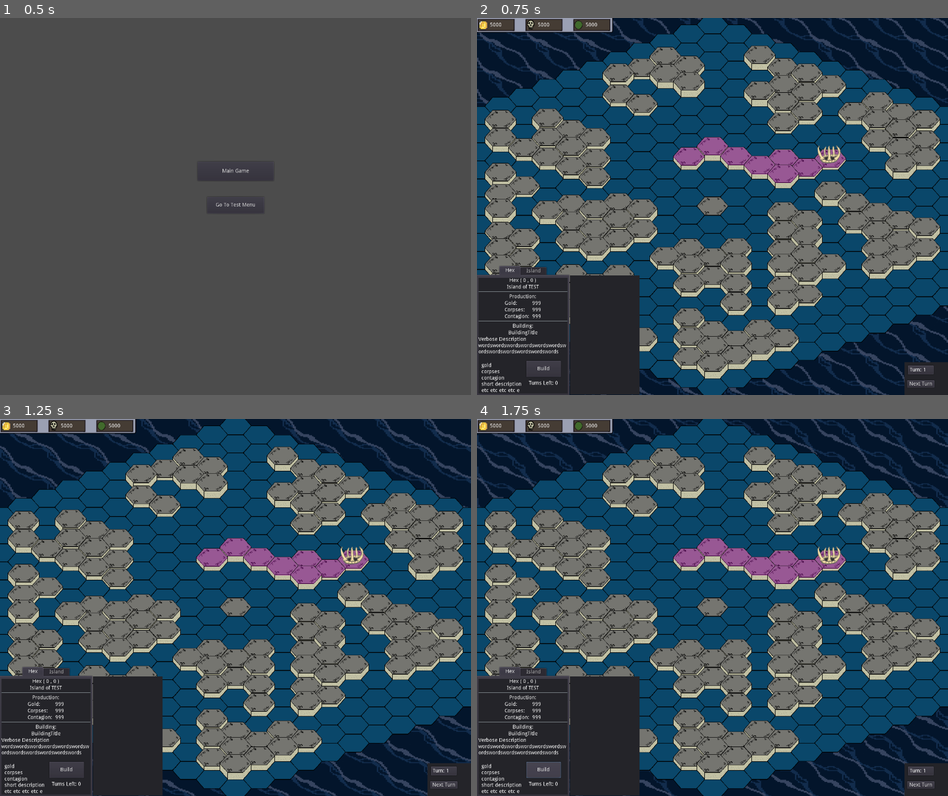
Above: before the commit, frames 1-4 (two rows, left to right).
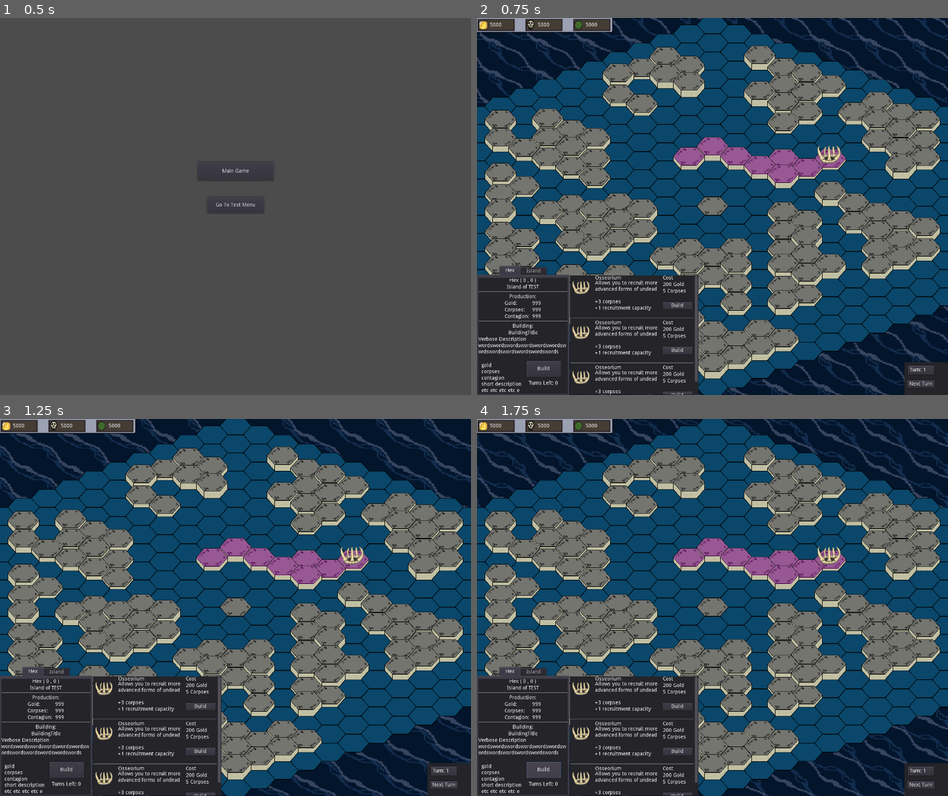
Above: after the commit, the same moments.

Repository: thecaptaincarrot/Sluglords-Of-Undeath
Game: Godot game, scene res://TitleScreen.tscn
Same seed, same stepped clock (60 frames per second), same inputs: the game is played once before the commit and once after it.
Inputs:
- Up to frame 1 (0.5 s): no input
- Up to frame 2 (0.75 s): click "Main Game" at 0.5 s
- Up to frame 3 (1.25 s): no input
- Up to frame 4 (1.75 s): click "Build" at 1.25 s

Frame 1 is identical in both runs. In frame 2, 4.9% of the frame differs, in the area x 0-100%, y 0-100%; in frame 3, 4.9%; in frame 4, 4.9%.

Commit message:
Build menu panel created
Using old building descriptions as of right now

building no longer works in player faction test

Still need to hook up turn rollover

Diff:
--- a/HUD/Temp/BuildingDescription.gd
+++ b/HUD/Temp/BuildingDescription.gd
@@ -1,18 +1,27 @@
 extends VBoxContainer
 
-export(String,"Always Enabled","Sea Facing") var enable_condition
+export (String,"Null","Docks","Osseorium","Rot Farm") var target #this should be checked from a list of buildigns that are available to a faction due to research.
+var target_building
 
-export (String,"Docks","Osseorium","Rot Farm") var target
-var target_building
+var hex
+var island
+var faction
 
 var enabled = false
 
 signal build
 
-# Called when the node enters the scene tree for the first time.
-func _ready():
+#This change has broken building on playerfactionnodetest.tscn
+func update_info():
+	if faction == null or hex == null or island == null:
+		print ("Tried to update info on building description but had bad info")
+		return
+
 	init_to_target()
+	print("initted to" + target)
 	build_out_info()
+	check_enabled()
+
 
 
 func button_disable():
@@ -21,7 +30,7 @@
 		$ErrorMessage.show()
 		$BaseBox/BuildingFuncs/BuildButton.disabled = true
 
-func check_enabled(faction, hex):
+func check_enabled():
 	var cost_bool = false
 	var condition_bool = false
 
@@ -59,7 +68,7 @@
 			target_building = Docks
 		"Rot Farm":
 			target_building = RotFarm
-
+	build_out_info()
 
 
 func build_out_info():
--- a/HUD/Temp/BuildingDescription.tscn
+++ b/HUD/Temp/BuildingDescription.tscn
@@ -14,7 +14,6 @@
 [node name="BaseBox" type="HBoxContainer" parent="."]
 margin_right = 336.0
 margin_bottom = 110.0
-hint_tooltip = "Uh, what?"
 size_flags_stretch_ratio = 0.0
 __meta__ = {
 "_edit_use_anchors_": false
--- a/HUD/Temp/OwnedHexContextMenu.gd
+++ b/HUD/Temp/OwnedHexContextMenu.gd
@@ -48,10 +48,10 @@
 
 
 func _on_BuildButton_pressed():
-	var new_window = build_panel.instance()
-	new_window.rect_position.x = rect_size.x
-	new_window.rect_size.y = rect_size.y
-	new_window.connect("mouse_entered",get_parent(),"_on_TabContainer_mouse_entered")
-	new_window.connect("mouse_exited",get_parent(),"_on_TabContainer_mouse_exited")
-	new_window.check_enabled(player_faction, target_hex)
-	get_parent().get_parent().add_child(new_window)
+	var new_window = build_panel.instance() #aka buildpanel.show()
+	new_window.rect_position.x = rect_size.x #Unnecessary
+	new_window.rect_size.y = rect_size.y #Unnecessary
+	new_window.connect("mouse_entered",get_parent(),"_on_TabContainer_mouse_entered") #Unnecessary
+	new_window.connect("mouse_exited",get_parent(),"_on_TabContainer_mouse_exited") #Unnecessary
+	new_window.check_enabled(player_faction, target_hex) #Should be passed at menu open and then check_enabled()
+	get_parent().get_parent().add_child(new_window) #Unnecessary
--- a/HUD/Temp/OwnedHexContextMenu.tscn
+++ b/HUD/Temp/OwnedHexContextMenu.tscn
@@ -8,7 +8,6 @@
 [ext_resource path="res://HUD/Temp/OwneIslandContextMenu.gd" type="Script" id=6]
 [ext_resource path="res://HUD/Temp/TabContainer.gd" type="Script" id=7]
 [ext_resource path="res://HUD/Temp/AttackMenu.gd" type="Script" id=8]
-
 
 [node name="OwnedContextMenu" type="Control"]
 margin_right = 393.0
--- a/Hexes/Scripts/Hex.gd
+++ b/Hexes/Scripts/Hex.gd
@@ -35,6 +35,7 @@
 
 var feature
 
+var sea_facing
 # Called when the node enters the scene tree for the first time.
 func _ready():
 	draw_hexagon(Vector2(0,0), 64)
@@ -148,6 +149,16 @@
 		else:
 			$HeightSensitive/Graphics/Building.texture = load(building.in_progress_texture)
 
+
+func check_sea_facing():
+	var neighbors = get_neighbors()
+	sea_facing = false
+	for N in neighbors:
+		if N.type == N.SEA:
+			sea_facing = true
+			return true
+	return false
+
 #Building Functions:
 func insta_build(new_building): #Building is a camel case string name of building
 	#to be changed
--- /dev/null
+++ b/MainNodes/BuildPanel.gd
@@ -0,0 +1,31 @@
+extends Panel
+#Mostly a placeholder script.
+#Later building descriptions should be created dyanmically based on the research
+#of the player faciton.
+
+# Declare member variables here. Examples:
+# var a = 2
+# var b = "text"
+
+
+# Called when the node enters the scene tree for the first time.
+func _ready():
+	pass # Replace with function body.
+
+
+# Called every frame. 'delta' is the elapsed time since the previous frame.
+#func _process(delta):
+#	pass
+
+
+func update_identities(hex,island,faction):
+	for description in $ScrollContainer/ScrollVBox.get_children():
+		print(description)
+		description.hex = hex
+		description.island = island
+		description.faction = faction
+		description.update_info()
+
+
+func _on_BuildButton_pressed():
+	show()
--- a/MainNodes/Game.tscn
+++ b/MainNodes/Game.tscn
@@ -8,7 +8,9 @@
 [ext_resource path="res://HUD/PermanentHUD.gd" type="Script" id=6]
 [ext_resource path="res://MainNodes/SloadFactionNode.tscn" type="PackedScene" id=7]
 [ext_resource path="res://MainNodes/OwnedHexMenus.gd" type="Script" id=8]
+[ext_resource path="res://HUD/Temp/BuildingDescription.tscn" type="PackedScene" id=9]
 [ext_resource path="res://MainNodes/OwnedHexTabs.gd" type="Script" id=10]
+[ext_resource path="res://MainNodes/BuildPanel.gd" type="Script" id=11]
 
 [node name="Game" type="Node2D"]
 script = ExtResource( 5 )
@@ -141,8 +143,8 @@
 anchor_bottom = 1.0
 margin_left = 4.0
 margin_top = 32.0
-margin_right = -16.0
-margin_bottom = -18.0
+margin_right = -4.0
+margin_bottom = -4.0
 __meta__ = {
 "_edit_lock_": true
 }
@@ -155,13 +157,13 @@
 }
 
 [node name="HBoxContainer" type="HBoxContainer" parent="HUDcanvas/ContextMenus/OwnedHexMenus/OwnedHexTabs/Hex/VBoxContainer"]
-margin_right = 230.0
+margin_right = 242.0
 margin_bottom = 14.0
 alignment = 1
 
 [node name="HexIdentifier0" type="Label" parent="HUDcanvas/ContextMenus/OwnedHexMenus/OwnedHexTabs/Hex/VBoxContainer/HBoxContainer"]
-margin_left = 78.0
-margin_right = 111.0
+margin_left = 84.0
+margin_right = 117.0
 margin_bottom = 14.0
 text = "Hex ("
 align = 1
@@ -170,8 +172,8 @@
 }
 
 [node name="AxialX" type="Label" parent="HUDcanvas/ContextMenus/OwnedHexMenus/OwnedHexTabs/Hex/VBoxContainer/HBoxContainer"]
-margin_left = 115.0
-margin_right = 123.0
+margin_left = 121.0
+margin_right = 129.0
 margin_bottom = 14.0
 text = "0"
 __meta__ = {
@@ -179,8 +181,8 @@
 }
 
 [node name="HexIdentifier1" type="Label" parent="HUDcanvas/ContextMenus/OwnedHexMenus/OwnedHexTabs/Hex/VBoxContainer/HBoxContainer"]
-margin_left = 127.0
-margin_right = 131.0
+margin_left = 133.0
+margin_right = 137.0
 margin_bottom = 14.0
 text = ","
 __meta__ = {
@@ -188,8 +190,8 @@
 }
 
 [node name="AxialY" type="Label" parent="HUDcanvas/ContextMenus/OwnedHexMenus/OwnedHexTabs/Hex/VBoxContainer/HBoxContainer"]
-margin_left = 135.0
-margin_right = 143.0
+margin_left = 141.0
+margin_right = 149.0
 margin_bottom = 14.0
 text = "0"
 __meta__ = {
@@ -197,8 +199,8 @@
 }
 
 [node name="HexIdentifier2" type="Label" parent="HUDcanvas/ContextMenus/OwnedHexMenus/OwnedHexTabs/Hex/VBoxContainer/HBoxContainer"]
-margin_left = 147.0
-margin_right = 151.0
+margin_left = 153.0
+margin_right = 157.0
 margin_bottom = 14.0
 text = ")"
 __meta__ = {
@@ -207,13 +209,13 @@
 
 [node name="HBoxContainer2" type="HBoxContainer" parent="HUDcanvas/ContextMenus/OwnedHexMenus/OwnedHexTabs/Hex/VBoxContainer"]
 margin_top = 18.0
-margin_right = 230.0
+margin_right = 242.0
 margin_bottom = 32.0
 alignment = 1
 
 [node name="IslandIdentifier" type="Label" parent="HUDcanvas/ContextMenus/OwnedHexMenus/OwnedHexTabs/Hex/VBoxContainer/HBoxContainer2"]
-margin_left = 71.0
-margin_right = 126.0
+margin_left = 77.0
+margin_right = 132.0
 margin_bottom = 14.0
 text = "Island of"
 align = 1
@@ -222,8 +224,8 @@
 }
 
 [node name="IslandName" type="Label" parent="HUDcanvas/ContextMenus/OwnedHexMenus/OwnedHexTabs/Hex/VBoxContainer/HBoxContainer2"]
-margin_left = 130.0
-margin_right = 158.0
+margin_left = 136.0
+margin_right = 164.0
 margin_bottom = 14.0
 text = "TEST"
 align = 1
@@ -233,24 +235,24 @@
 
 [node name="HSeparator" type="HSeparator" parent="HUDcanvas/ContextMenus/OwnedHexMenus/OwnedHexTabs/Hex/VBoxContainer"]
 margin_top = 36.0
-margin_right = 230.0
+margin_right = 242.0
 margin_bottom = 40.0
 
 [node name="ProductionTitle" type="Label" parent="HUDcanvas/ContextMenus/OwnedHexMenus/OwnedHexTabs/Hex/VBoxContainer"]
 margin_top = 44.0
-margin_right = 230.0
+margin_right = 242.0
 margin_bottom = 58.0
 text = "Production:"
 align = 1
 
 [node name="CenterContainer" type="CenterContainer" parent="HUDcanvas/ContextMenus/OwnedHexMenus/OwnedHexTabs/Hex/VBoxContainer"]
 margin_top = 62.0
-margin_right = 230.0
+margin_right = 242.0
 margin_bottom = 112.0
 
 [node name="HBoxContainer" type="HBoxContainer" parent="HUDcanvas/ContextMenus/OwnedHexMenus/OwnedHexTabs/Hex/VBoxContainer/CenterContainer"]
-margin_left = 65.0
-margin_right = 164.0
+margin_left = 71.0
+margin_right = 170.0
 margin_bottom = 50.0
 
 [node name="VBoxContainer" type="VBoxContainer" parent="HUDcanvas/ContextMenus/OwnedHexMenus/OwnedHexTabs/Hex/VBoxContainer/CenterContainer/HBoxContainer"]
@@ -298,26 +300,26 @@
 
 [node name="HSeparator2" type="HSeparator" parent="HUDcanvas/ContextMenus/OwnedHexMenus/OwnedHexTabs/Hex/VBoxContainer"]
 margin_top = 116.0
-margin_right = 230.0
+margin_right = 242.0
 margin_bottom = 120.0
 
 [node name="BuildingTitle" type="Label" parent="HUDcanvas/ContextMenus/OwnedHexMenus/OwnedHexTabs/Hex/VBoxContainer"]
 margin_top = 124.0
-margin_right = 230.0
+margin_right = 242.0
 margin_bottom = 138.0
 text = "Building:"
 align = 1
 
 [node name="BuildingName" type="Label" parent="HUDcanvas/ContextMenus/OwnedHexMenus/OwnedHexTabs/Hex/VBoxContainer"]
 margin_top = 142.0
-margin_right = 230.0
+margin_right = 242.0
 margin_bottom = 156.0
 text = "BuildingTitle"
 align = 1
 
 [node name="VerboseDescription" type="Label" parent="HUDcanvas/ContextMenus/OwnedHexMenus/OwnedHexTabs/Hex/VBoxContainer"]
 margin_top = 160.0
-margin_right = 230.0
+margin_right = 242.0
 margin_bottom = 225.0
 text = "Verbose Description wordswordswordswordswordswordswordswordswordswordswordswords
 "
@@ -362,12 +364,13 @@
 }
 
 [node name="Island" type="Panel" parent="HUDcanvas/ContextMenus/OwnedHexMenus/OwnedHexTabs"]
+visible = false
 anchor_right = 1.0
 anchor_bottom = 1.0
 margin_left = 4.0
 margin_top = 32.0
-margin_right = -16.0
-margin_bottom = -18.0
+margin_right = -4.0
+margin_bottom = -4.0
 
 [node name="VBoxContainer" type="VBoxContainer" parent="HUDcanvas/ContextMenus/OwnedHexMenus/OwnedHexTabs/Island"]
 anchor_right = 1.0
@@ -437,10 +440,11 @@
 [node name="BuildPanel" type="Panel" parent="HUDcanvas/ContextMenus/OwnedHexMenus"]
 anchor_top = 1.0
 anchor_bottom = 1.0
-margin_left = 252.774
-margin_top = -324.774
-margin_right = 441.774
-margin_bottom = -0.773804
+margin_left = 253.0
+margin_top = -325.0
+margin_right = 602.0
+margin_bottom = -1.0
+script = ExtResource( 11 )
 __meta__ = {
 "_edit_use_anchors_": false
 }
@@ -454,6 +458,22 @@
 }
 
 [node name="ScrollVBox" type="VBoxContainer" parent="HUDcanvas/ContextMenus/OwnedHexMenus/BuildPanel/ScrollContainer"]
+margin_right = 336.0
+margin_bottom = 362.0
+
+[node name="BuildingDescription" parent="HUDcanvas/ContextMenus/OwnedHexMenus/BuildPanel/ScrollContainer/ScrollVBox" instance=ExtResource( 9 )]
+margin_bottom = 118.0
+target = "Docks"
+
+[node name="BuildingDescription2" parent="HUDcanvas/ContextMenus/OwnedHexMenus/BuildPanel/ScrollContainer/ScrollVBox" instance=ExtResource( 9 )]
+margin_top = 122.0
+margin_bottom = 240.0
+target = "Osseorium"
+
+[node name="BuildingDescription3" parent="HUDcanvas/ContextMenus/OwnedHexMenus/BuildPanel/ScrollContainer/ScrollVBox" instance=ExtResource( 9 )]
+margin_top = 244.0
+margin_bottom = 362.0
+target = "Rot Farm"
 
 [node name="ParallaxBackground" type="ParallaxBackground" parent="."]
 
@@ -463,10 +483,14 @@
 anchor_right = 0.5
 anchor_bottom = 0.5
 margin_left = -1999.54
-margin_top = -3000.0
+margin_top = -3001.0
 margin_right = 2000.46
-margin_bottom = 3000.0
+margin_bottom = 2999.0
 [connection signal="owned_hex_clicked" from="." to="HUDcanvas/ContextMenus/OwnedHexMenus" method="new_hex_selected"]
 [connection signal="hex_clicked" from="Map/Hex" to="." method="_on_Hex_hex_clicked"]
+[connection signal="pressed" from="HUDcanvas/ContextMenus/OwnedHexMenus/OwnedHexTabs/Hex/BuildButton" to="HUDcanvas/ContextMenus/OwnedHexMenus/BuildPanel" method="_on_BuildButton_pressed"]
+[connection signal="build" from="HUDcanvas/ContextMenus/OwnedHexMenus/BuildPanel/ScrollContainer/ScrollVBox/BuildingDescription" to="HUDcanvas/ContextMenus/OwnedHexMenus" method="_on_build"]
+[connection signal="build" from="HUDcanvas/ContextMenus/OwnedHexMenus/BuildPanel/ScrollContainer/ScrollVBox/BuildingDescription2" to="HUDcanvas/ContextMenus/OwnedHexMenus" method="_on_build"]
+[connection signal="build" from="HUDcanvas/ContextMenus/OwnedHexMenus/BuildPanel/ScrollContainer/ScrollVBox/BuildingDescription3" to="HUDcanvas/ContextMenus/OwnedHexMenus" method="_on_build"]
 
 [editable path="Map"]
--- a/MainNodes/OwnedHexMenus.gd
+++ b/MainNodes/OwnedHexMenus.gd
@@ -2,7 +2,9 @@
 
 var hex
 var island
+var faction
 
+signal build
 
 # Called when the node enters the scene tree for the first time.
 func _ready():
@@ -31,11 +33,33 @@
 func new_hex_selected(new_hex):
 	hex = new_hex
 	island = new_hex.island
+	faction = island.faction_owner #This should ALWAYS be the player faction...
+
 	$OwnedHexTabs.hex = hex
 	$OwnedHexTabs.island = island
 	$OwnedHexTabs.refresh_hex_menu()
+
+	$BuildPanel.update_identities(hex,island,faction)
+
 	for child in get_children():
 		child.hide()
 
 	$OwnedHexTabs.show()
 	show()
+
+
+func refresh_all():
+	for child in get_children():
+		child.hide()
+
+	$OwnedHexTabs.refresh_hex_menu()
+	$BuildPanel.update_identities(hex,island,faction)
+
+	$OwnedHexTabs.show()
+	show()
+
+func _on_build(building):
+	hex.build(building)
+	faction.build_payment(building)
+
+	refresh_all()
Not shown: 1 places in MainNodes/Game.tscn that only renumber resources
